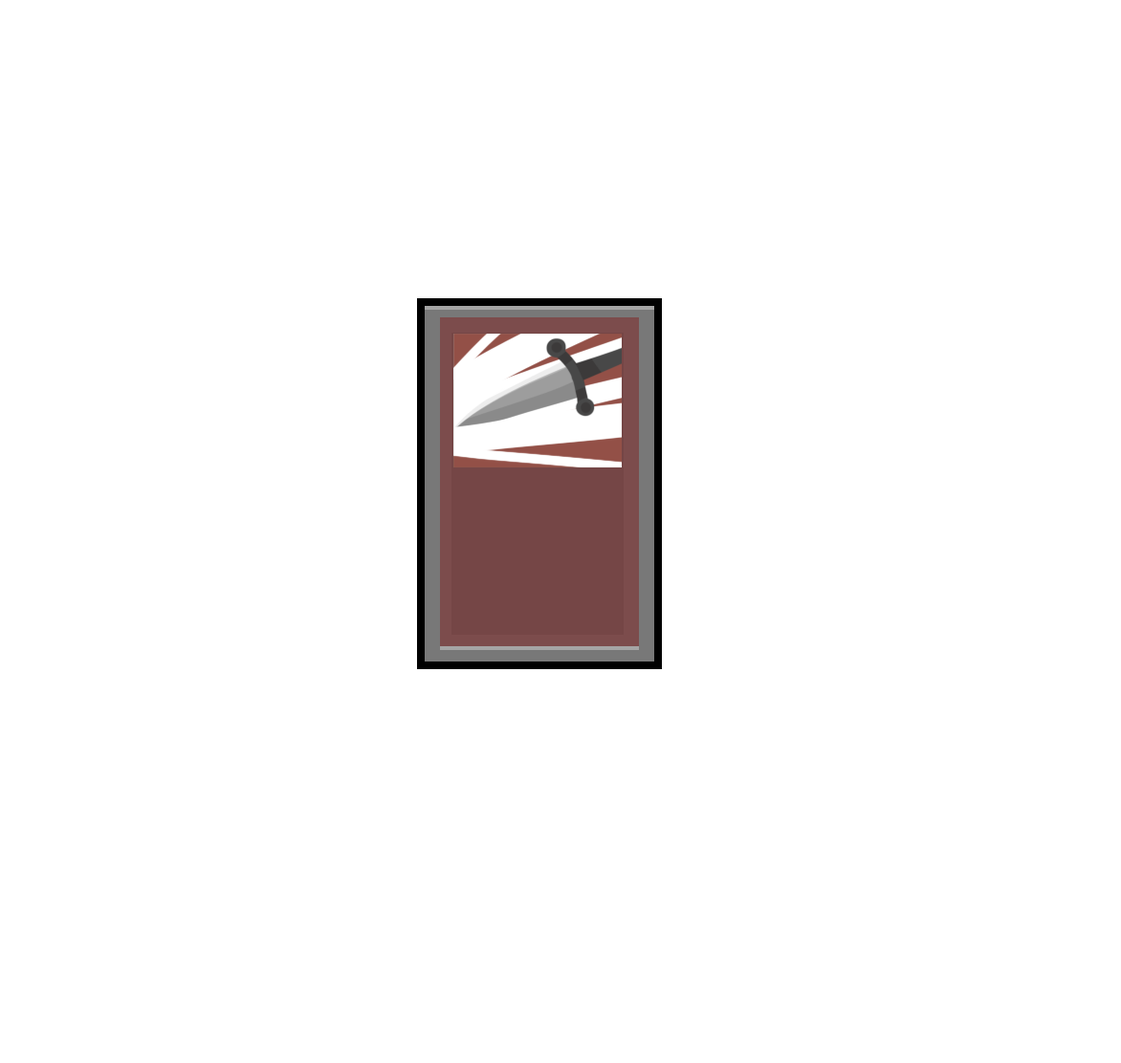
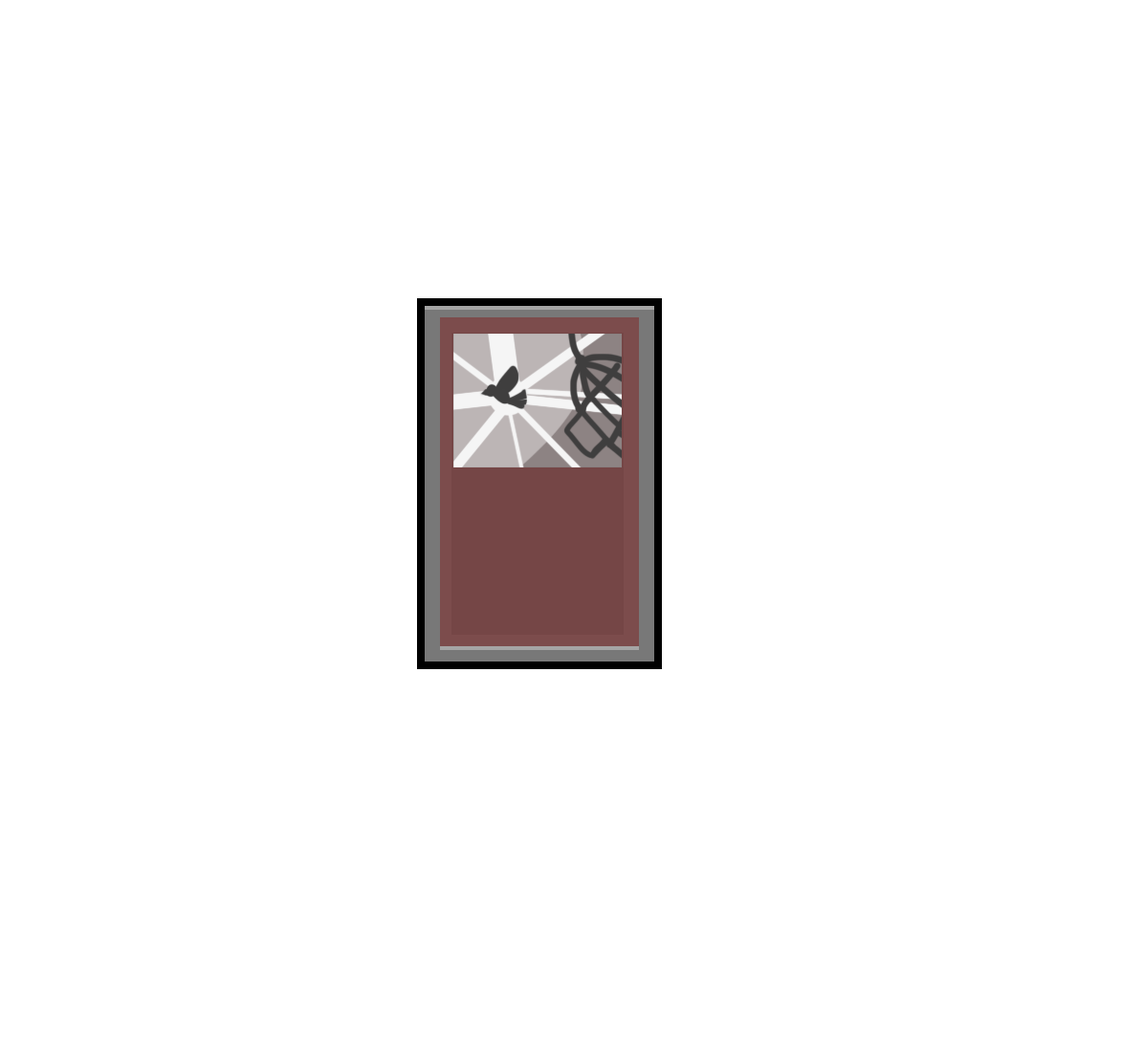
Layers edited between the first and the second 1121 × 1063 image:
added layer "도망치기" above "나침반 고장" over [453, 333, 622, 468]
added layer "나침반 고장" above "나침반" over [453, 333, 622, 468]
added layer "나침반" above "발목 부상" over [453, 333, 622, 468]
added layer "발목 부상" above "조심스러운 발걸음" over [453, 333, 622, 468]
added layer "조심스러운 발걸음" above "달리기" over [453, 333, 622, 468]
added layer "달리기" above "휴식" over [453, 333, 622, 468]
added layer "휴식" above "추격" over [453, 333, 622, 468]
added layer "추격" above "전략적 후퇴" over [453, 333, 622, 468]
added layer "전략적 후퇴" above "갈라치기" over [453, 333, 622, 468]
added layer "갈라치기" above "급소 찌르기" over [453, 333, 622, 468]
added layer "급소 찌르기" above "뒤통수치기" over [453, 333, 622, 468]
added layer "뒤통수치기" above "뺨때리기" over [453, 333, 622, 468]
added layer "뺨때리기" above "성급한 판단" over [453, 333, 622, 468]
added layer "성급한 판단" above "속사" over [453, 333, 622, 468]
added layer "속사" above "비열한 찌르기" over [453, 333, 622, 468]
